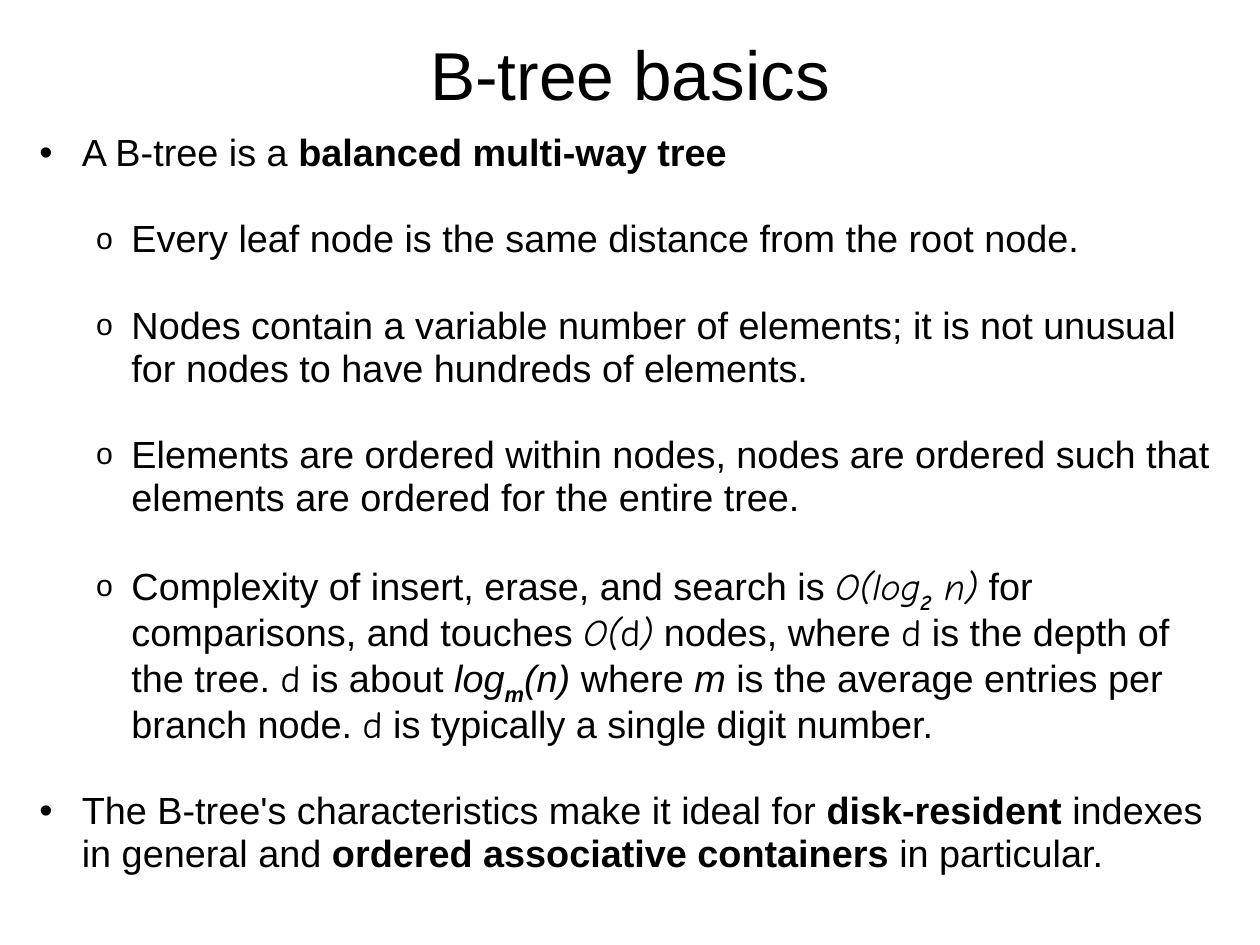
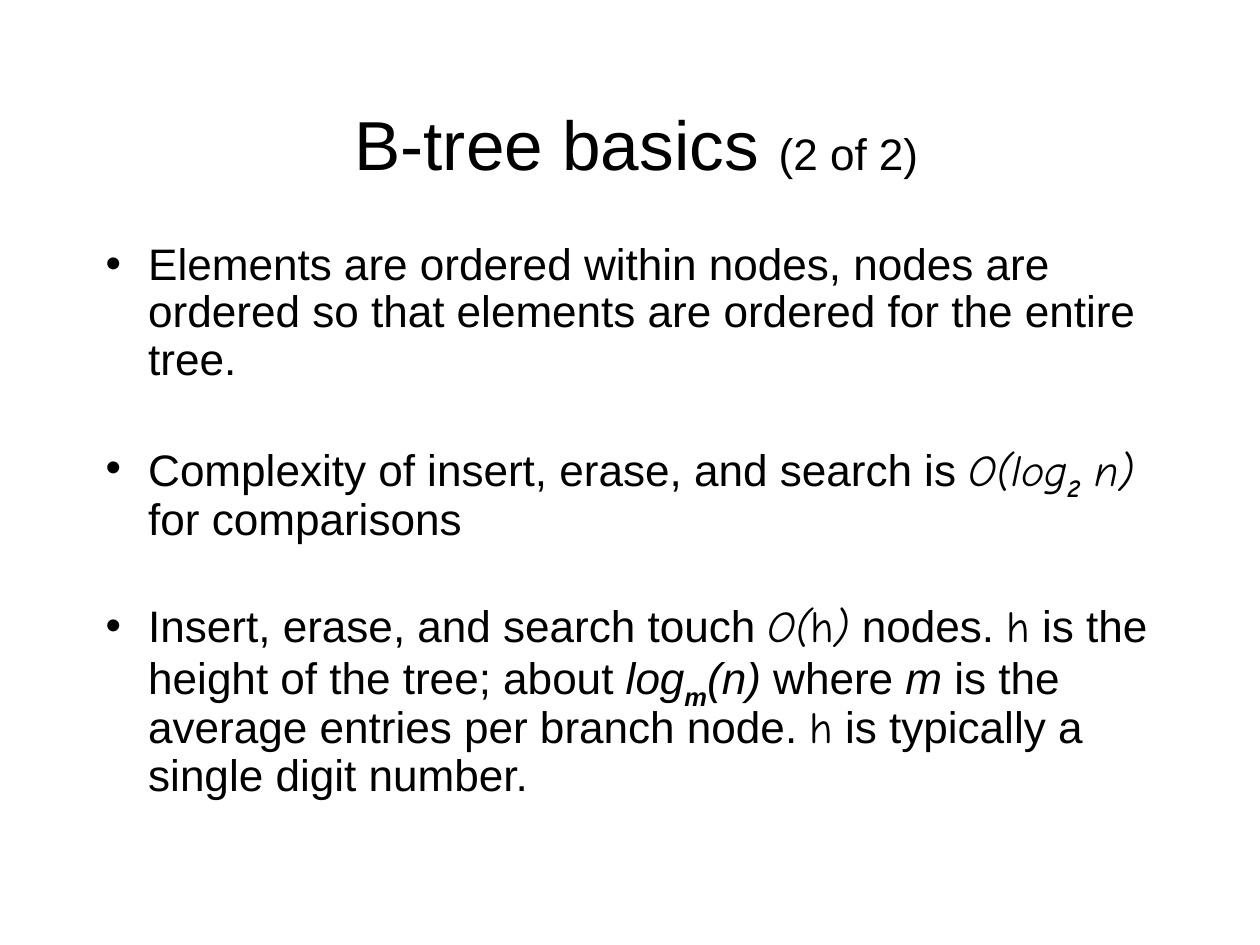
Before and after one commit to Beman/btree, a slide deck: slide 4 of libs/btree/doc/Proposed-B-tree-library.ppt (slide 3 before the commit). Drawn at 1260x945 pixels with LibreOffice and Linux fonts; fonts in the diff are those of the drawing; background and template pictures are left out. Boxes give left, top, right and bottom in pixels: in the first picture for what was removed or moved away, otherwise in the second. Text is boxed around its words. In the diff, an @@ line names an element or a change of style, - is before the commit and + after.

Commit message:
Work in progress

```diff
--- a/libs/btree/doc/Proposed-B-tree-library.ppt
+++ b/libs/btree/doc/Proposed-B-tree-library.ppt
@@ title "B-tree basics (2 of 2)" at bbox=[355, 119, 918, 178]: vertical alignment top to middle @@
@@ title at bbox=[355, 119, 918, 178]: text changed; size 43 to 44 pt @@
-B-tree basics
+B-tree basics (2 of 2)
@@ text at bbox=[148, 248, 1147, 800]: text changed; size 24 to 28 pt @@
-  • A B-tree is a balanced multi-way tree
-    o Every leaf node is the same distance from the root node.
-    o Nodes contain a variable number of elements; it is not unusual for nodes to have hundreds of elements.
-    o Elements are ordered within nodes, nodes are ordered such that elements are ordered for the entire tree.
-    o Complexity of insert, erase, and search is O(log2 n) for comparisons, and touches O(d) nodes, where d is the depth of the tree. d is about logm(n) where m is the average entries per branch node. d is typically a single digit number.
-  • The B-tree's characteristics make it ideal for disk-resident indexes in general and ordered associative containers in particular.
+• Elements are ordered within nodes, nodes are ordered so that elements are ordered for the entire tree.
+• Complexity of insert, erase, and search is O(log2 n) for comparisons
+• Insert, erase, and search touch O(h) nodes. h is the height of the tree; about logm(n) where m is the average entries per branch node. h is typically a single digit number.
```
Also in this commit, not shown: 15 other slides changed, 2 slides added.
